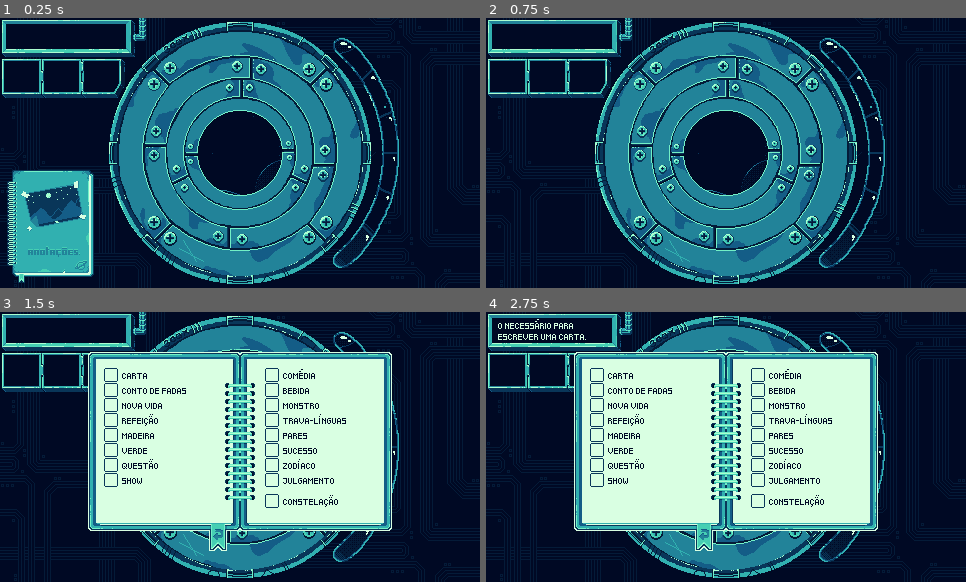
Above: before the commit, frames 1-4 (two rows, left to right).
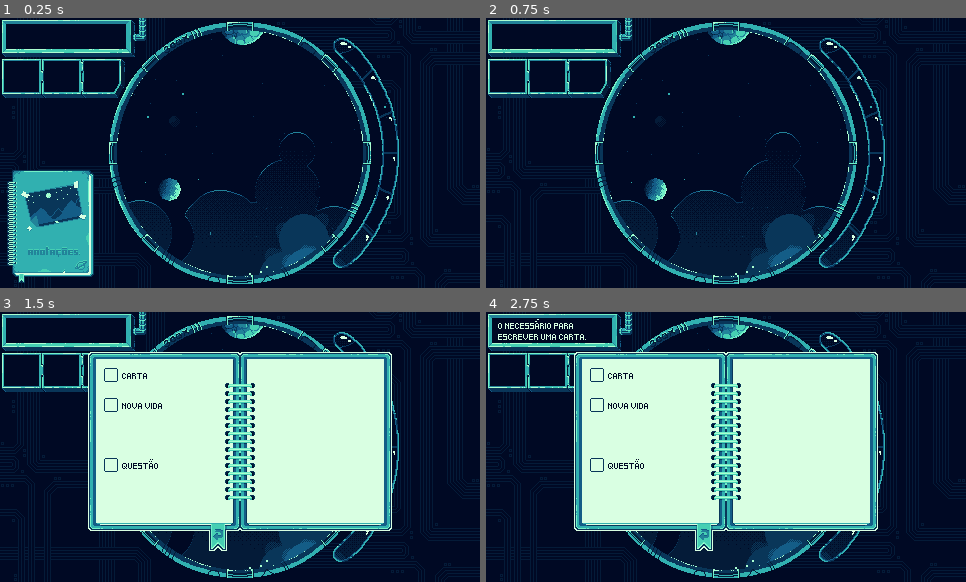
Above: after the commit, the same moments.

Repository: gdp-ufrj/stella
Game: Godot game, scene res://scenes/world.tscn
The game is run twice, just before and just after one commit, with the same random seed, the same clock (stepped at 60 frames per second) and the same inputs. The engine's default icon, where the game draws it, is replaced by a stand-in: a white triangle on a blue panel in a dark square.
Inputs (mouse positions are in pixels of both pictures, inside the frame that each line leads up to):
- Up to frame 1 (0.25 s): no input
- Up to frame 2 (0.75 s): click (538, 225) at 0.5 s
- Up to frame 3 (1.5 s): hold D (right) from 1.28 s (still down); hold C (combine) from 1.28 s (still down)
- Up to frame 4 (2.75 s): release D (right) at 2 s; release C (combine) at 2 s; click (644, 374) at 2.02 s

The runs differ from the first frame. In frame 1, 29% of the frame differs, in the area x 24-76%, y 4-96%; in frame 2, 29%; in frame 3, 6.8%; in frame 4, 6.8%.

Commit message:
notebook receinving progress signal

Diff:
--- a/scenes/telescope.tscn
+++ b/scenes/telescope.tscn
@@ -13,6 +13,7 @@
 [ext_resource type="Texture2D" uid="uid://llbkemprqkx6" path="res://assets/hud/book_hover.png" id="10_7tuov"]
 [ext_resource type="Texture2D" uid="uid://dp1rbki6iokm2" path="res://assets/hud/open_notebook.png" id="11_qn6rk"]
 [ext_resource type="PackedScene" uid="uid://drs5025ebtgk8" path="res://scenes/notebook_option.tscn" id="13_awek3"]
+[ext_resource type="Resource" uid="uid://duqpjvv3jdybm" path="res://scripts/resources/puzzles/puzzle_17.tres" id="14_8un3l"]
 [ext_resource type="Resource" uid="uid://bnkvjiwsdv2pn" path="res://scripts/resources/puzzles/puzzle_1.tres" id="14_bluc0"]
 [ext_resource type="Resource" uid="uid://brtply2blonhd" path="res://scripts/resources/puzzles/puzzle_2.tres" id="14_sqvv8"]
 [ext_resource type="Resource" uid="uid://bnqp2k0c5i1ny" path="res://scripts/resources/puzzles/puzzle_3.tres" id="16_y2cnx"]
@@ -223,7 +224,12 @@
 grow_horizontal = 2
 grow_vertical = 2
 
-[node name="POption1" parent="HUD/Notebook/Notebook/Puzzles" instance=ExtResource("13_awek3")]
+[node name="Level1" type="Control" parent="HUD/Notebook/Notebook/Puzzles"]
+anchors_preset = 0
+offset_right = 40.0
+offset_bottom = 40.0
+
+[node name="POption1" parent="HUD/Notebook/Notebook/Puzzles/Level1" instance=ExtResource("13_awek3")]
 anchors_preset = 0
 anchor_right = 0.0
 offset_left = 104.0
@@ -234,7 +240,130 @@
 puzzle = ExtResource("14_bluc0")
 puzzle_name = "Carta"
 
-[node name="POption2" parent="HUD/Notebook/Notebook/Puzzles" instance=ExtResource("13_awek3")]
+[node name="POption3" parent="HUD/Notebook/Notebook/Puzzles/Level1" instance=ExtResource("13_awek3")]
+anchors_preset = 0
+anchor_right = 0.0
+offset_left = 104.0
+offset_top = 88.0
+offset_right = 214.0
+offset_bottom = 98.0
+grow_horizontal = 1
+puzzle = ExtResource("16_y2cnx")
+puzzle_name = "Nova Vida"
+
+[node name="POption7" parent="HUD/Notebook/Notebook/Puzzles/Level1" instance=ExtResource("13_awek3")]
+anchors_preset = 0
+anchor_right = 0.0
+offset_left = 104.0
+offset_top = 148.0
+offset_right = 214.0
+offset_bottom = 158.0
+grow_horizontal = 1
+puzzle = ExtResource("20_iisn2")
+puzzle_name = "Questão"
+
+[node name="Level2" type="Control" parent="HUD/Notebook/Notebook/Puzzles"]
+visible = false
+anchors_preset = 0
+offset_right = 40.0
+offset_bottom = 40.0
+
+[node name="POption5" parent="HUD/Notebook/Notebook/Puzzles/Level2" instance=ExtResource("13_awek3")]
+anchors_preset = 0
+anchor_right = 0.0
+offset_left = 104.0
+offset_top = 118.0
+offset_right = 214.0
+offset_bottom = 128.0
+grow_horizontal = 1
+puzzle = ExtResource("18_kxacd")
+puzzle_name = "Madeira"
+
+[node name="POption6" parent="HUD/Notebook/Notebook/Puzzles/Level2" instance=ExtResource("13_awek3")]
+anchors_preset = 0
+anchor_right = 0.0
+offset_left = 104.0
+offset_top = 133.0
+offset_right = 214.0
+offset_bottom = 143.0
+grow_horizontal = 1
+puzzle = ExtResource("19_3bl8x")
+puzzle_name = "Verde"
+
+[node name="Level3" type="Control" parent="HUD/Notebook/Notebook/Puzzles"]
+visible = false
+anchors_preset = 0
+offset_right = 40.0
+offset_bottom = 40.0
+
+[node name="POption4" parent="HUD/Notebook/Notebook/Puzzles/Level3" instance=ExtResource("13_awek3")]
+anchors_preset = 0
+anchor_right = 0.0
+offset_left = 104.0
+offset_top = 103.0
+offset_right = 214.0
+offset_bottom = 113.0
+grow_horizontal = 1
+puzzle = ExtResource("17_pdqs1")
+puzzle_name = "Refeição"
+
+[node name="POption10" parent="HUD/Notebook/Notebook/Puzzles/Level3" instance=ExtResource("13_awek3")]
+anchors_preset = 0
+anchor_right = 0.0
+offset_left = 265.0
+offset_top = 73.0
+offset_right = 375.0
+offset_bottom = 83.0
+grow_horizontal = 1
+puzzle = ExtResource("23_n0rkb")
+puzzle_name = "Bebida"
+
+[node name="POption11" parent="HUD/Notebook/Notebook/Puzzles/Level3" instance=ExtResource("13_awek3")]
+anchors_preset = 0
+anchor_right = 0.0
+offset_left = 265.0
+offset_top = 88.0
+offset_right = 375.0
+offset_bottom = 98.0
+grow_horizontal = 1
+puzzle = ExtResource("24_2lrxh")
+puzzle_name = "Monstro"
+
+[node name="Level4" type="Control" parent="HUD/Notebook/Notebook/Puzzles"]
+visible = false
+anchors_preset = 0
+offset_right = 40.0
+offset_bottom = 40.0
+
+[node name="POption9" parent="HUD/Notebook/Notebook/Puzzles/Level4" instance=ExtResource("13_awek3")]
+anchors_preset = 0
+anchor_right = 0.0
+offset_left = 265.0
+offset_top = 58.0
+offset_right = 375.0
+offset_bottom = 68.0
+grow_horizontal = 1
+puzzle = ExtResource("22_0stcj")
+puzzle_name = "Comédia"
+
+[node name="POption12" parent="HUD/Notebook/Notebook/Puzzles/Level4" instance=ExtResource("13_awek3")]
+anchors_preset = 0
+anchor_right = 0.0
+offset_left = 265.0
+offset_top = 103.0
+offset_right = 375.0
+offset_bottom = 113.0
+grow_horizontal = 1
+puzzle = ExtResource("25_23t8m")
+puzzle_name = "Trava-línguas"
+
+[node name="Level5" type="Control" parent="HUD/Notebook/Notebook/Puzzles"]
+visible = false
+anchors_preset = 0
+offset_right = 40.0
+offset_bottom = 40.0
+
+[node name="POption2" parent="HUD/Notebook/Notebook/Puzzles/Level5" instance=ExtResource("13_awek3")]
 anchors_preset = 0
 anchor_right = 0.0
 offset_left = 104.0
@@ -245,62 +374,7 @@
 puzzle = ExtResource("14_sqvv8")
 puzzle_name = "Conto de fadas"
 
-[node name="POption3" parent="HUD/Notebook/Notebook/Puzzles" instance=ExtResource("13_awek3")]
-anchors_preset = 0
-anchor_right = 0.0
-offset_left = 104.0
-offset_top = 88.0
-offset_right = 214.0
-offset_bottom = 98.0
-grow_horizontal = 1
-puzzle = ExtResource("16_y2cnx")
-puzzle_name = "Nova Vida"
-
-[node name="POption4" parent="HUD/Notebook/Notebook/Puzzles" instance=ExtResource("13_awek3")]
-anchors_preset = 0
-anchor_right = 0.0
-offset_left = 104.0
-offset_top = 103.0
-offset_right = 214.0
-offset_bottom = 113.0
-grow_horizontal = 1
-puzzle = ExtResource("17_pdqs1")
-puzzle_name = "Refeição"
-
-[node name="POption5" parent="HUD/Notebook/Notebook/Puzzles" instance=ExtResource("13_awek3")]
-anchors_preset = 0
-anchor_right = 0.0
-offset_left = 104.0
-offset_top = 118.0
-offset_right = 214.0
-offset_bottom = 128.0
-grow_horizontal = 1
-puzzle = ExtResource("18_kxacd")
-puzzle_name = "Madeira"
-
-[node name="POption6" parent="HUD/Notebook/Notebook/Puzzles" instance=ExtResource("13_awek3")]
-anchors_preset = 0
-anchor_right = 0.0
-offset_left = 104.0
-offset_top = 133.0
-offset_right = 214.0
-offset_bottom = 143.0
-grow_horizontal = 1
-puzzle = ExtResource("19_3bl8x")
-puzzle_name = "Verde"
-
-[node name="POption7" parent="HUD/Notebook/Notebook/Puzzles" instance=ExtResource("13_awek3")]
-anchors_preset = 0
-anchor_right = 0.0
-offset_left = 104.0
-offset_top = 148.0
-offset_right = 214.0
-offset_bottom = 158.0
-grow_horizontal = 1
-puzzle = ExtResource("20_iisn2")
-puzzle_name = "Questão"
-
-[node name="POption8" parent="HUD/Notebook/Notebook/Puzzles" instance=ExtResource("13_awek3")]
+[node name="POption8" parent="HUD/Notebook/Notebook/Puzzles/Level5" instance=ExtResource("13_awek3")]
 anchors_preset = 0
 anchor_right = 0.0
 offset_left = 104.0
@@ -311,51 +385,7 @@
 puzzle = ExtResource("21_v7vxu")
 puzzle_name = "Show"
 
-[node name="POption9" parent="HUD/Notebook/Notebook/Puzzles" instance=ExtResource("13_awek3")]
-anchors_preset = 0
-anchor_right = 0.0
-offset_left = 265.0
-offset_top = 58.0
-offset_right = 375.0
-offset_bottom = 68.0
-grow_horizontal = 1
-puzzle = ExtResource("22_0stcj")
-puzzle_name = "Comédia"
-
-[node name="POption10" parent="HUD/Notebook/Notebook/Puzzles" instance=ExtResource("13_awek3")]
-anchors_preset = 0
-anchor_right = 0.0
-offset_left = 265.0
-offset_top = 73.0
-offset_right = 375.0
-offset_bottom = 83.0
-grow_horizontal = 1
-puzzle = ExtResource("23_n0rkb")
-puzzle_name = "Bebida"
-
-[node name="POption11" parent="HUD/Notebook/Notebook/Puzzles" instance=ExtResource("13_awek3")]
-anchors_preset = 0
-anchor_right = 0.0
-offset_left = 265.0
-offset_top = 88.0
-offset_right = 375.0
-offset_bottom = 98.0
-grow_horizontal = 1
-puzzle = ExtResource("24_2lrxh")
-puzzle_name = "Monstro"
-
-[node name="POption12" parent="HUD/Notebook/Notebook/Puzzles" instance=ExtResource("13_awek3")]
-anchors_preset = 0
-anchor_right = 0.0
-offset_left = 265.0
-offset_top = 103.0
-offset_right = 375.0
-offset_bottom = 113.0
-grow_horizontal = 1
-puzzle = ExtResource("25_23t8m")
-puzzle_name = "Trava-línguas"
-
-[node name="POption13" parent="HUD/Notebook/Notebook/Puzzles" instance=ExtResource("13_awek3")]
+[node name="POption13" parent="HUD/Notebook/Notebook/Puzzles/Level5" instance=ExtResource("13_awek3")]
 anchors_preset = 0
 anchor_right = 0.0
 offset_left = 265.0
@@ -366,7 +396,7 @@
 puzzle = ExtResource("26_25cdc")
 puzzle_name = "Pares"
 
-[node name="POption14" parent="HUD/Notebook/Notebook/Puzzles" instance=ExtResource("13_awek3")]
+[node name="POption14" parent="HUD/Notebook/Notebook/Puzzles/Level5" instance=ExtResource("13_awek3")]
 anchors_preset = 0
 anchor_right = 0.0
 offset_left = 265.0
@@ -377,7 +407,7 @@
 puzzle = ExtResource("27_24sq4")
 puzzle_name = "Sucesso"
 
-[node name="POption15" parent="HUD/Notebook/Notebook/Puzzles" instance=ExtResource("13_awek3")]
+[node name="POption15" parent="HUD/Notebook/Notebook/Puzzles/Level5" instance=ExtResource("13_awek3")]
 anchors_preset = 0
 anchor_right = 0.0
 offset_left = 265.0
@@ -388,7 +418,7 @@
 puzzle = ExtResource("28_2ou8h")
 puzzle_name = "Zodíaco"
 
-[node name="POption16" parent="HUD/Notebook/Notebook/Puzzles" instance=ExtResource("13_awek3")]
+[node name="POption16" parent="HUD/Notebook/Notebook/Puzzles/Level5" instance=ExtResource("13_awek3")]
 anchors_preset = 0
 anchor_right = 0.0
 offset_left = 265.0
@@ -399,7 +429,13 @@
 puzzle = ExtResource("29_3hbvn")
 puzzle_name = "Julgamento"
 
-[node name="POption17" parent="HUD/Notebook/Notebook/Puzzles" instance=ExtResource("13_awek3")]
+[node name="Level6" type="Control" parent="HUD/Notebook/Notebook/Puzzles"]
+visible = false
+anchors_preset = 0
+offset_right = 40.0
+offset_bottom = 40.0
+
+[node name="POption17" parent="HUD/Notebook/Notebook/Puzzles/Level6" instance=ExtResource("13_awek3")]
 anchors_preset = 0
 anchor_right = 0.0
 offset_left = 265.0
@@ -407,7 +443,7 @@
 offset_right = 375.0
 offset_bottom = 194.0
 grow_horizontal = 1
-puzzle = ExtResource("29_3hbvn")
+puzzle = ExtResource("14_8un3l")
 puzzle_name = "Constelação"
 
 [node name="CloseButton" type="Button" parent="HUD/Notebook/Notebook"]
--- a/scripts/notebook.gd
+++ b/scripts/notebook.gd
@@ -1,6 +1,11 @@
 extends Control
 
 @onready var animation_player : AnimationPlayer = $AnimationPlayer
+var puzzles : Array[Node]
+
+func _ready():
+	puzzles = $Notebook/Puzzles.get_children()
+	Progress.checkpoint_reached.connect(_on_checkpoint_reached)
 
 func _on_notebook_button_pressed():
 	if GameStatus.current_state == GameStatus.GAME_STATE.EXPLORATION:
@@ -14,3 +19,6 @@
 	# To release all focus from children, not sure why it works
 	hide()
 	show()
+
+func _on_checkpoint_reached(level : int):
+	puzzles[level+1].show()
--- a/scripts/progress.gd
+++ b/scripts/progress.gd
@@ -21,6 +21,7 @@
 	14: false,
 	15: false,
 	16: false,
+	17: false,
 }
 
 func _ready():
--- a/scripts/telescope.gd
+++ b/scripts/telescope.gd
@@ -13,7 +13,7 @@
 func _ready():
 	for ico in $"../PuzzlePanel/InventoryIcons".get_children():
 		icons.append(ico)
-	set_lens(0)
+	set_lens(4)
 	Progress.checkpoint_reached.connect(_on_checkpoint_reached)
 
 func _input(event):
Not shown: 1 places in scenes/telescope.tscn that only renumber resources
